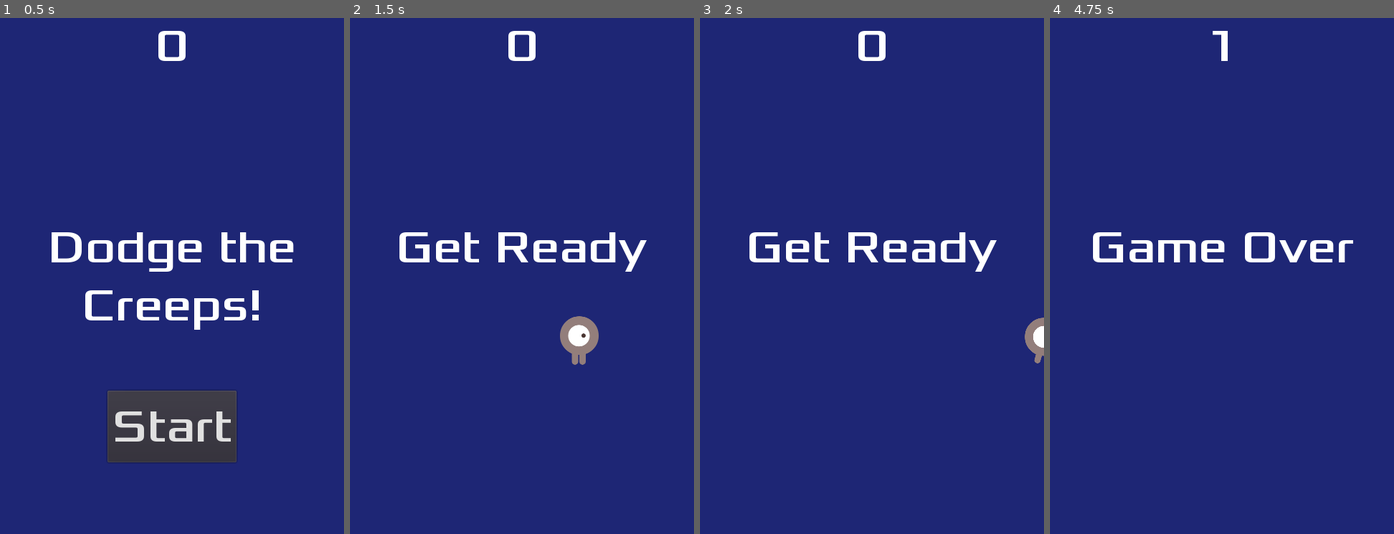
Above: before the commit, frames 1-4 (left to right).
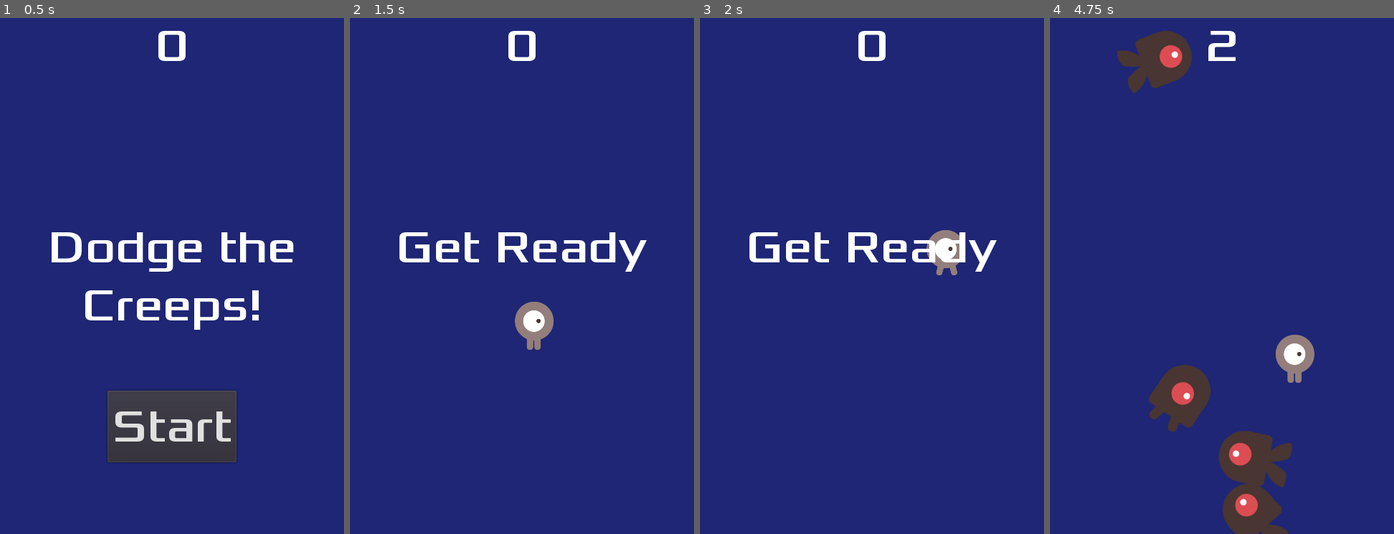
Above: after the commit, the same moments.

Repository: Boyquotes/godot-projects-2
Game: Godot game, scene res://Main.tscn
Two runs of this game, one before a commit and one after it. Both use one fixed random seed, a clock stepped at 60 frames per second and the inputs below.
Inputs (mouse positions are in pixels of both pictures, inside the frame that each line leads up to):
- Up to frame 1 (0.5 s): no input
- Up to frame 2 (1.5 s): click "Start" at 0.5 s; tap Enter at 1.25 s; move the mouse to (597, 250) at 1.27 s; hold Right (ui_right) from 1.28 s (still down); click (597, 250) at 1.42 s
- Up to frame 3 (2 s): keep holding Right (ui_right)
- Up to frame 4 (4.75 s): move the mouse to (1153, 301) at 2.02 s; release Right (ui_right) at 2.03 s; hold Down (ui_down) 2.03-2.78 s; click (1153, 301) at 2.17 s; move the mouse to (1256, 162) at 2.77 s; hold Right (ui_right) 2.78-3.53 s; click (1256, 162) at 2.92 s; move the mouse to (1204, 379) at 3.52 s; hold Up (ui_up) 3.53-4.28 s; click (1204, 379) at 3.67 s; move the mouse to (1325, 353) at 4.27 s; hold Left (ui_left) from 4.28 s (still down); click (1325, 353) at 4.42 s

Frame 1 is identical in both runs. In frame 2, 1.5% of the frame differs, in the area x 47-73%, y 55-68%; in frame 3, 0.8%; in frame 4, 8.9%, in the area x 12-89%, y 2-100%.

Commit message:
MyFirstGame v1.1.0

Diff:
--- a/Tut-MyFirstGame/Player.gd
+++ b/Tut-MyFirstGame/Player.gd
@@ -4,18 +4,34 @@
 
 export var speed = 400
 var screen_size
+# Add this variable to hold the clicked position
+var target = Vector2()
 
 func _ready():
+	hide()
 	screen_size = get_viewport_rect().size
-	hide()
+
+func start(pos):
+	position = pos
+	# Initial target is the start position
+	target = pos
+	show()
+	$CollisionShape2D.disabled = false
+
+func _input(event):
+	if event is InputEventScreenTouch and event.pressed:
+		target = event.position
 
 func _process(delta):
 	var velocity = Vector2()
 
-	if Input.is_action_pressed("ui_right"): velocity.x += 1
-	if Input.is_action_pressed("ui_left"): velocity.x -= 1
-	if Input.is_action_pressed("ui_down"): velocity.y += 1
-	if Input.is_action_pressed("ui_up"): velocity.y -= 1
+	if position.distance_to(target) > 10:
+		velocity = target - position
+
+	# if Input.is_action_pressed("ui_right"): velocity.x += 1
+	# if Input.is_action_pressed("ui_left"): velocity.x -= 1
+	# if Input.is_action_pressed("ui_down"): velocity.y += 1
+	# if Input.is_action_pressed("ui_up"): velocity.y -= 1
 
 	if velocity.length() > 0:
 		velocity = velocity.normalized() * speed
@@ -24,6 +40,10 @@
 		$AnimatedSprite.stop()
 
 	position += velocity * delta
+	# We still need to clamp the player's position here because on devices that don't
+	# match your game's aspect ratio, Godot will try to maintain it as much as possible
+	# by creating black borders, if necessary.
+	# Without clamp(), the player would be able to move under those borders
 	position.x = clamp(position.x, 0, screen_size.x)
 	position.y = clamp(position.y, 0, screen_size.y)
 
@@ -40,9 +60,3 @@
 	hide()
 	emit_signal("hit")
 	$CollisionShape2D.set_deferred("disable", true)
-	pass # Replace with function body.
-
-func start(pos):
-	position = pos
-	show()
-	$CollisionShape2D.disabled = false
--- a/Tut-MyFirstGame/project.godot
+++ b/Tut-MyFirstGame/project.godot
@@ -23,8 +23,13 @@
 
 window/size/width=480
 window/size/height=720
+window/handheld/orientation="portrait"
 window/stretch/mode="2d"
 window/stretch/aspect="keep"
+
+[input_devices]
+
+pointing/emulate_touch_from_mouse=true
 
 [rendering]
 
Not shown, added: Tut-MyFirstGame/export_presets.cfg
